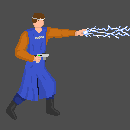
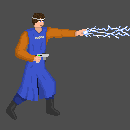
Layered file, before and after one edit (130x130). Changes by layer:
painted on "Background" over [15, 13, 77, 102]
